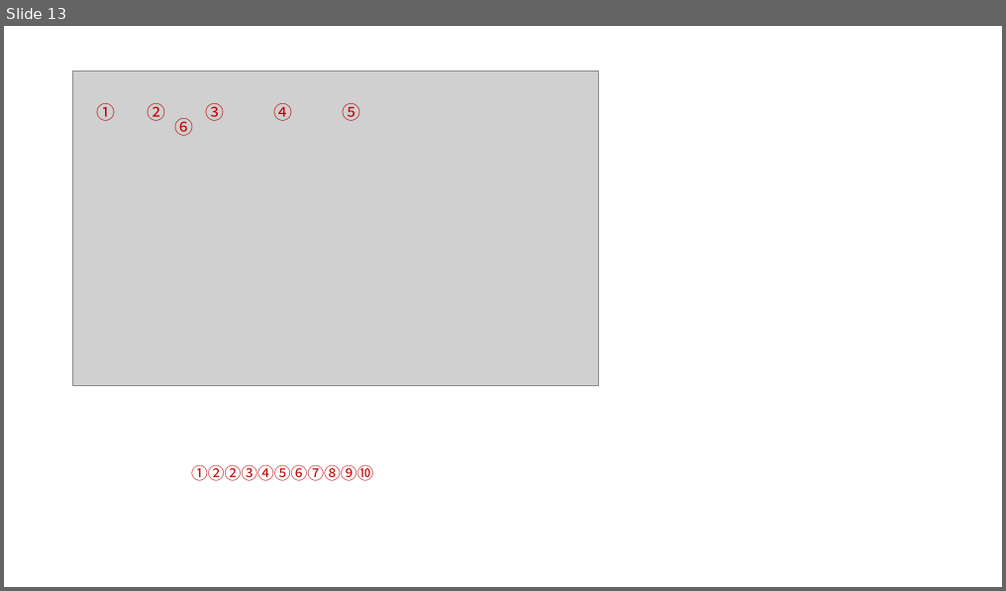
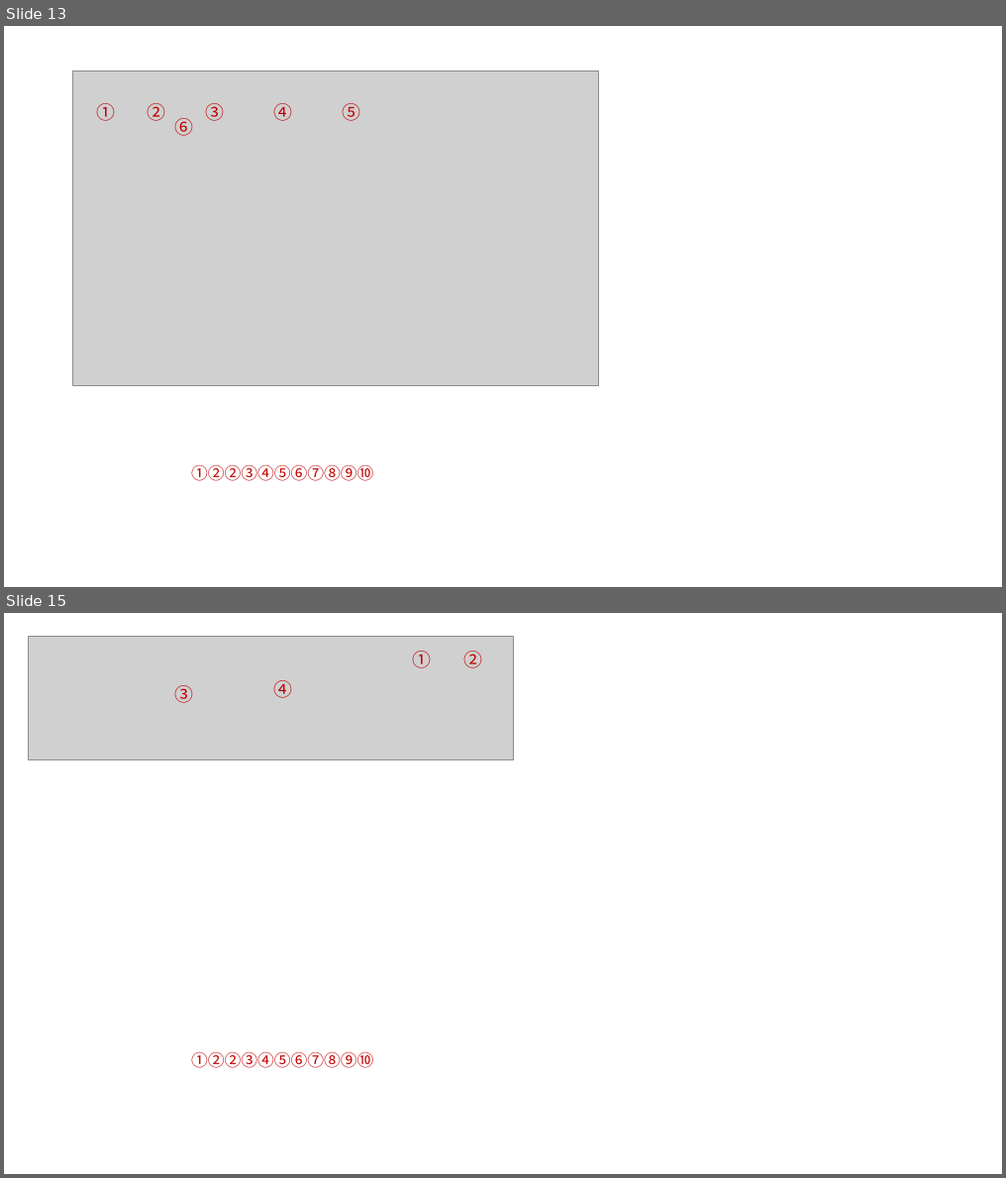
Before and after one commit to samsungint/manual, a slide deck: image2.pptx. Shown one above the other, each under a label of ours: slide 13 before the commit, slides 13 and 15 after it; the slides between them are not shown. The pictures are 1006x591 and 1006x1178 pixels, drawn with LibreOffice and Linux fonts; fonts in the diff are those of the drawing; grey boxes stand for pictures. Boxes give left, top, right and bottom in pixels: in the first picture for what was removed or moved away, otherwise in the second. Text is boxed around its words. In the diff, an @@ line names an element or a change of style, - is before the commit and + after.

```diff
--- a/image2.pptx
+++ b/image2.pptx
@@ slide 15 added at bbox=[4, 613, 1002, 1174], background #FFFFFF @@
@@ picture added at bbox=[29, 636, 514, 761] @@
@@ text added at bbox=[413, 651, 432, 668], 18 pt, text #C00000 @@
+①
@@ text added at bbox=[464, 651, 483, 668], 18 pt, text #C00000 @@
+②
@@ text added at bbox=[174, 685, 193, 703], 18 pt, text #C00000 @@
+③
@@ text added at bbox=[274, 680, 293, 698], 18 pt, text #C00000 @@
+④
@@ text added at bbox=[191, 1053, 373, 1068], 16 pt, text #C00000 @@
+①②②③④⑤⑥⑦⑧⑨⑩
```
Also in this commit, not shown: 3 other slides added, 1 slide removed, 9 other files.
